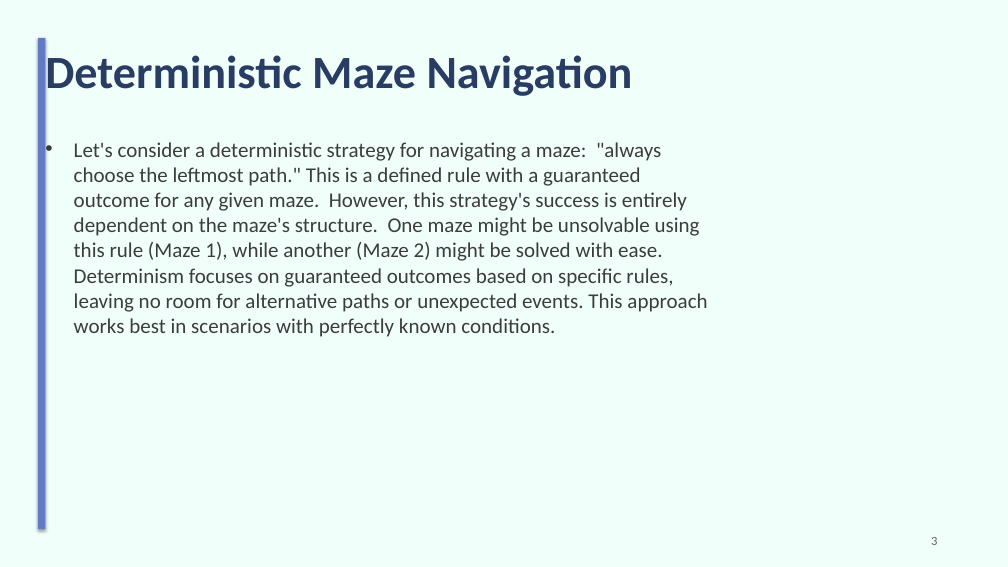
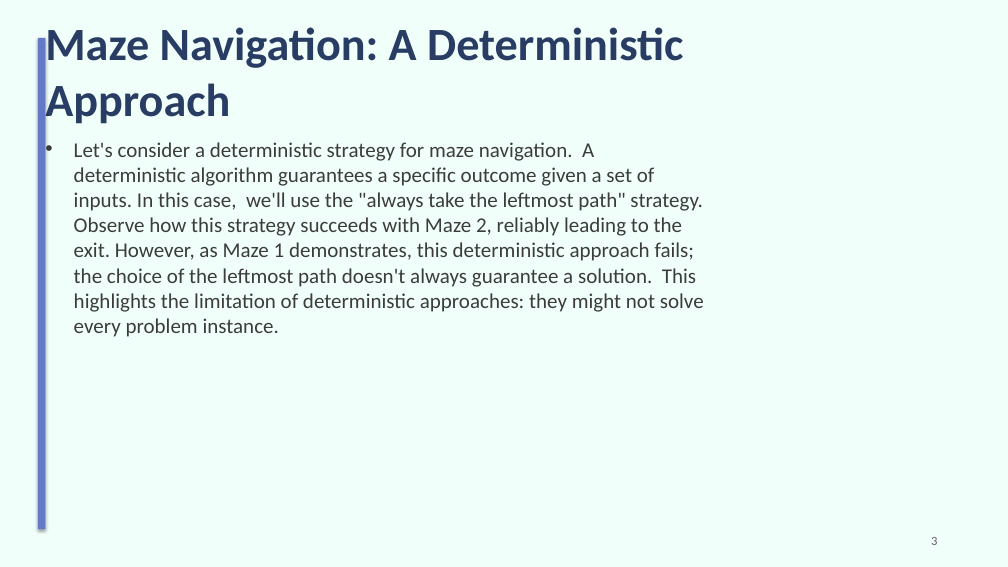
Before and after one commit to sanskarsri26/pdf-to-lecture, a slide deck: slide 3 of Styled_Slides.pptx. Drawn at 1008x567 pixels with LibreOffice and Linux fonts; fonts in the diff are those of the drawing. Boxes give left, top, right and bottom in pixels: in the first picture for what was removed or moved away, otherwise in the second. Text is boxed around its words. In the diff, an @@ line names an element or a change of style, - is before the commit and + after.

```diff
--- a/Styled_Slides.pptx
+++ b/Styled_Slides.pptx
@@ title at [45, 27, 683, 127]: text changed @@
-Deterministic Maze Navigation
+Maze Navigation: A Deterministic Approach
@@ text at [74, 142, 704, 337]: text changed @@
-• Let's consider a deterministic strategy for navigating a maze: "always choose the leftmost path." This is a defined rule with a guaranteed outcome for any given maze. However, this strategy's success is entirely dependent on the maze's structure. One maze might be unsolvable using this rule (Maze 1), while another (Maze 2) might be solved with ease. Determinism focuses on guaranteed outcomes based on specific rules, leaving no room for alternative paths or unexpected events. This approach works best in scenarios with perfectly known conditions.
+• Let's consider a deterministic strategy for maze navigation. A deterministic algorithm guarantees a specific outcome given a set of inputs. In this case, we'll use the "always take the leftmost path" strategy. Observe how this strategy succeeds with Maze 2, reliably leading to the exit. However, as Maze 1 demonstrates, this deterministic approach fails; the choice of the leftmost path doesn't always guarantee a solution. This highlights the limitation of deterministic approaches: they might not solve every problem instance.
```
Also in this commit, not shown: 8 other slides changed, 1 slide removed, 7 other files.
